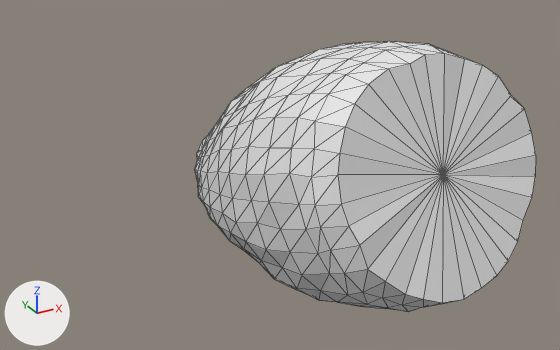
Before and after pictures for a commit that changed the glTF model public/ingredients/sweetpotato.glb.
Rendered twice from a 50 mm camera at (-1.36, -2.33, 1.17) aimed at (-0.08, 0.02, 0.0). The lights are fixed; the arrows at lower left show +X, +Y and +Z. The picture after the commit comes second. Mesh edges are drawn as thin lines. Materials are left out; every surface is plain grey. Where no turn or scale is listed for an object, it has been applied to the vertices. Vertices at exactly the same position are counted once.
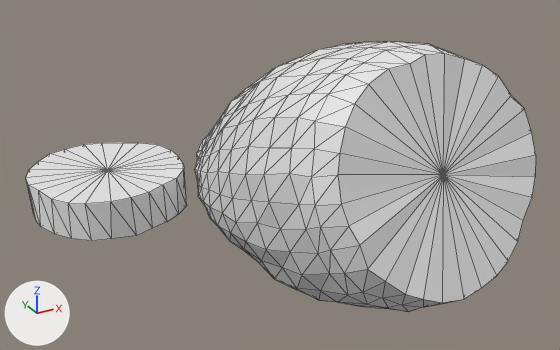
The newer file is also turned or shifted as a whole; pictures and numbers use the older file's frame.

Boxes (x1, y1, x2, y2) around the edits, measured in the pictures (560 x 350 px):
'Mesh_1', reshaped (157% wider)
    before: (338, 54, 536, 303)
    after: (26, 54, 536, 303)
'Mesh_0', reshaped (60% wider)
    before: (195, 41, 478, 312)
    after: (26, 41, 478, 312)
part 1 of me_mesh_0, added
    after: (26, 169, 187, 241)
part 2 of me_mesh_1, added
    after: (26, 143, 184, 204)

The edits, one by one:
me_mesh_0 is used by ob_mesh_0; location (0.0, 0.0, 0.0).
me_mesh_0 had 481 vertices, 928 faces and spanned x -0.41..0.43, y -0.92..0.8, z -0.39..0.62.
me_mesh_0 now has 530 vertices, 1000 faces and spans x -0.84..0.43, y -0.92..1.21, z -0.39..0.62.
me_mesh_0 part 1: a new loose piece of 49 vertices spanning x -0.84..-0.15, y 0.51..1.21, z -0.39..-0.2.
me_mesh_1 is used by ob_mesh_1; location (0.0, 0.0, 0.0).
me_mesh_1 had 33 vertices, 32 faces and spanned x -0.338..0.351, y -0.924..-0.682, z -0.045..0.613.
me_mesh_1 now has 58 vertices, 56 faces and spans x -0.842..0.351, y -0.924..1.21, z -0.217..0.613.
me_mesh_1 part 2: a new loose piece of 25 vertices spanning x -0.842..-0.153, y 0.513..1.21, z -0.217..-0.202.
